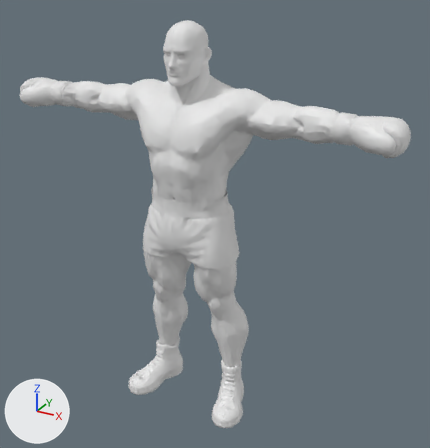
What one commit did to the glTF model public/fighter/boxer_m3.glb.
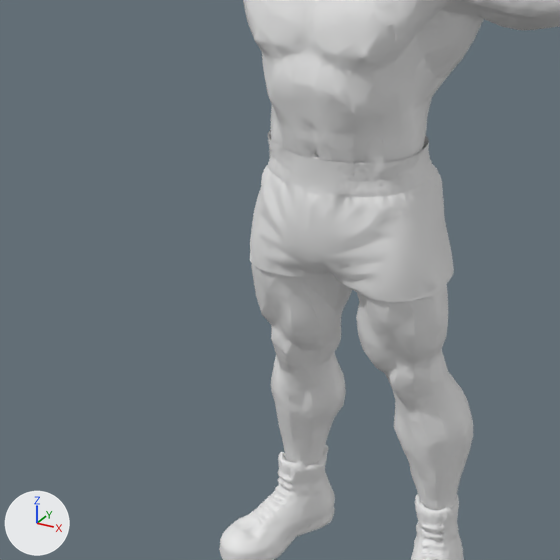
There are two pictures of each version: one whole from a 50 mm camera at (1.285, -2.11, 2.009) aimed at (0.089, 0.064, 0.921), one close up on the part from 6% to 67% of the width and 28% to 87% of the height. Lighting does not change. The marker at lower left points along +X, +Y and +Z. The older version's two pictures come first. Vertices at exactly the same position are counted once.

The scene before the commit, as lines of its bpy script (objects in view):
```python
me_mesh_0 = bpy.data.meshes.new('Mesh_0')
me_mesh_0.from_pydata(...)  # 21136 vertices, 41898 faces; spans x -0.66..0.66, y -0.18..0.18, z 0.0..1.8
me_mesh_0.materials.append(mat_meshy)  # white #e7e7e7
me_trunks = bpy.data.meshes.new('trunks')
me_trunks.from_pydata(...)  # 3113 vertices, 5999 faces; spans x -0.232..0.232, y -0.162..0.164, z 0.8..1.09
me_trunks.materials.append(mat_trunks_t1)  # white #e7e7e7
ob_body = bpy.data.objects.new('Body', me_mesh_0)
ob_body.location = (0.0, 0.0, 0.0)
ob_trunks = bpy.data.objects.new('trunks', me_trunks)
ob_trunks.location = (0.0, 0.0, 0.0)
```
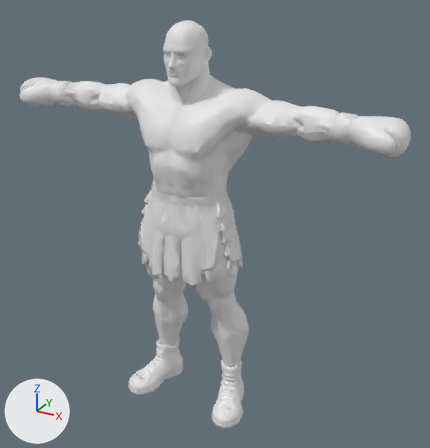
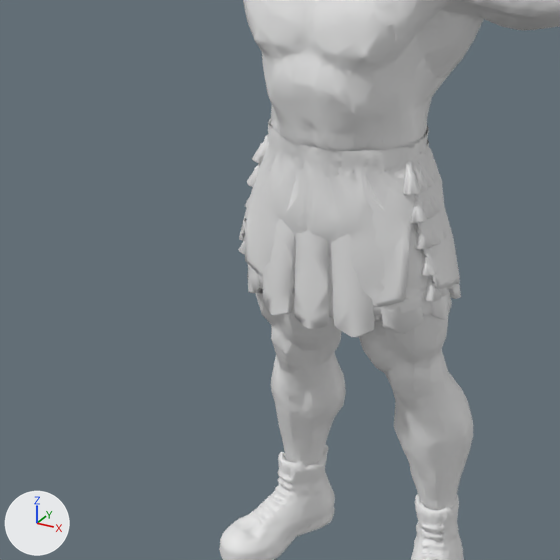
Edits to the scene script, one JSON object a line:
```json
{"op": "add", "block": "mat_trunks_t4", "code": ["mat_trunks_t4 = principled_material('trunks_t4')", "mat_trunks_t4.base_color = (0.8, 0.8, 0.8)  # white #e7e7e7"]}
{"op": "add", "block": "mat_trunks_t3", "code": ["mat_trunks_t3 = principled_material('trunks_t3')", "mat_trunks_t3.base_color = (0.8, 0.8, 0.8)  # white #e7e7e7"]}
{"op": "add", "block": "mat_trunks_t2", "code": ["mat_trunks_t2 = principled_material('trunks_t2')", "mat_trunks_t2.base_color = (0.8, 0.8, 0.8)  # white #e7e7e7"]}
{"block": "me_trunks", "where": "# used by ob_trunks; location = (0.0, 0.0, 0.0)"}
{"op": "remove", "block": "me_trunks", "code": "me_trunks.from_pydata(...)  # 3113 vertices, 5999 faces; spans x -0.232..0.232, y -0.162..0.164, z 0.8..1.09"}
{"op": "add", "block": "me_trunks", "code": "me_trunks.from_pydata(...)  # 3307 vertices, 5999 faces; spans x -0.229..0.229, y -0.161..0.164, z 0.79..1.09"}
{"block": "me_trunks", "change": "me_trunks part 1: 346 vertices moved from x -0.23..0.23, y -0.162..0.164, z 0.8..1.09 to x -0.229..0.226, y -0.161..0.164, z 0.812..1.09; 974 vertices removed from x -0.232..0.232, y -0.16..0.164, z 0.8..1.09; 1168 vertices added at x -0.228..0.229, y -0.16..0.164, z 0.79..1.09"}
{"op": "add", "block": "me_trunks_t4", "code": ["me_trunks_t4 = bpy.data.meshes.new('trunks_t4')", "me_trunks_t4.from_pydata(...)  # 3773 vertices, 6000 faces; spans x -0.252..0.253, y -0.164..0.145, z 0.766..1.116", "me_trunks_t4.materials.append(mat_trunks_t4)  # white #e7e7e7"]}
{"op": "add", "block": "me_trunks_t3", "code": ["me_trunks_t3 = bpy.data.meshes.new('trunks_t3')", "me_trunks_t3.from_pydata(...)  # 3303 vertices, 5999 faces; spans x -0.25..0.253, y -0.162..0.15, z 0.752..1.116", "me_trunks_t3.materials.append(mat_trunks_t3)  # white #e7e7e7"]}
{"op": "add", "block": "me_trunks_t2", "code": ["me_trunks_t2 = bpy.data.meshes.new('trunks_t2')", "me_trunks_t2.from_pydata(...)  # 3530 vertices, 6000 faces; spans x -0.248..0.249, y -0.18..0.19, z 0.721..1.078", "me_trunks_t2.materials.append(mat_trunks_t2)  # white #e7e7e7"]}
{"op": "add", "block": "ob_trunks_t4", "code": ["ob_trunks_t4 = bpy.data.objects.new('trunks_t4', me_trunks_t4)", "ob_trunks_t4.location = (0.0, 0.0, 0.0)"]}
{"op": "add", "block": "ob_trunks_t3", "code": ["ob_trunks_t3 = bpy.data.objects.new('trunks_t3', me_trunks_t3)", "ob_trunks_t3.location = (0.0, 0.0, 0.0)"]}
{"op": "add", "block": "ob_trunks_t2", "code": ["ob_trunks_t2 = bpy.data.objects.new('trunks_t2', me_trunks_t2)", "ob_trunks_t2.location = (0.0, 0.0, 0.0)"]}
```

Where the change shows, as pixel boxes (x1, y1, x2, y2) in the close-ups (560 x 560 px; the box of a moved part takes in the faces that stretch with it):
```json
{"object": "trunks", "change": "reshaped", "before": [250, 131, 454, 302], "after": [263, 135, 444, 290], "on screen": "mostly hidden afterwards"}
{"object": "trunks_t3", "change": "added", "after": [239, 118, 454, 315]}
{"object": "trunks_t4", "change": "added", "after": [239, 119, 460, 307]}
{"object": "trunks_t2", "change": "added", "after": [247, 167, 461, 337]}
{"part": 1, "of": "me_trunks", "change": "moved or reshaped", "before": [250, 131, 454, 302], "after": [263, 140, 429, 290], "on screen": "mostly hidden afterwards"}
```
